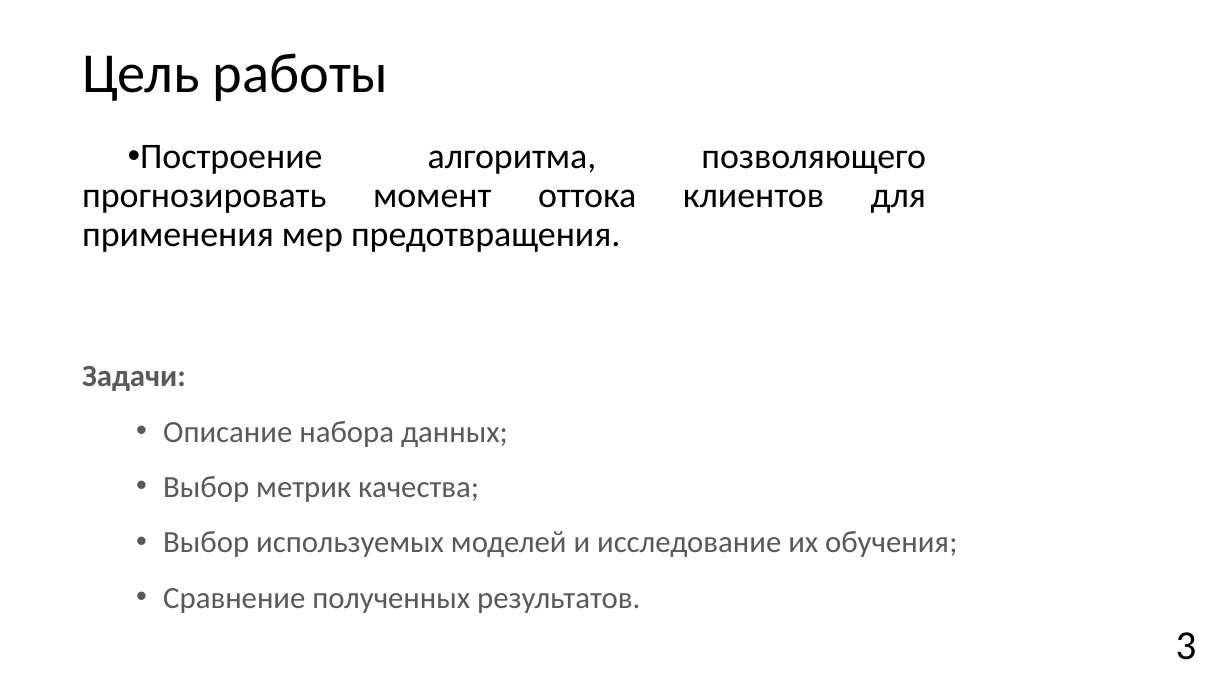
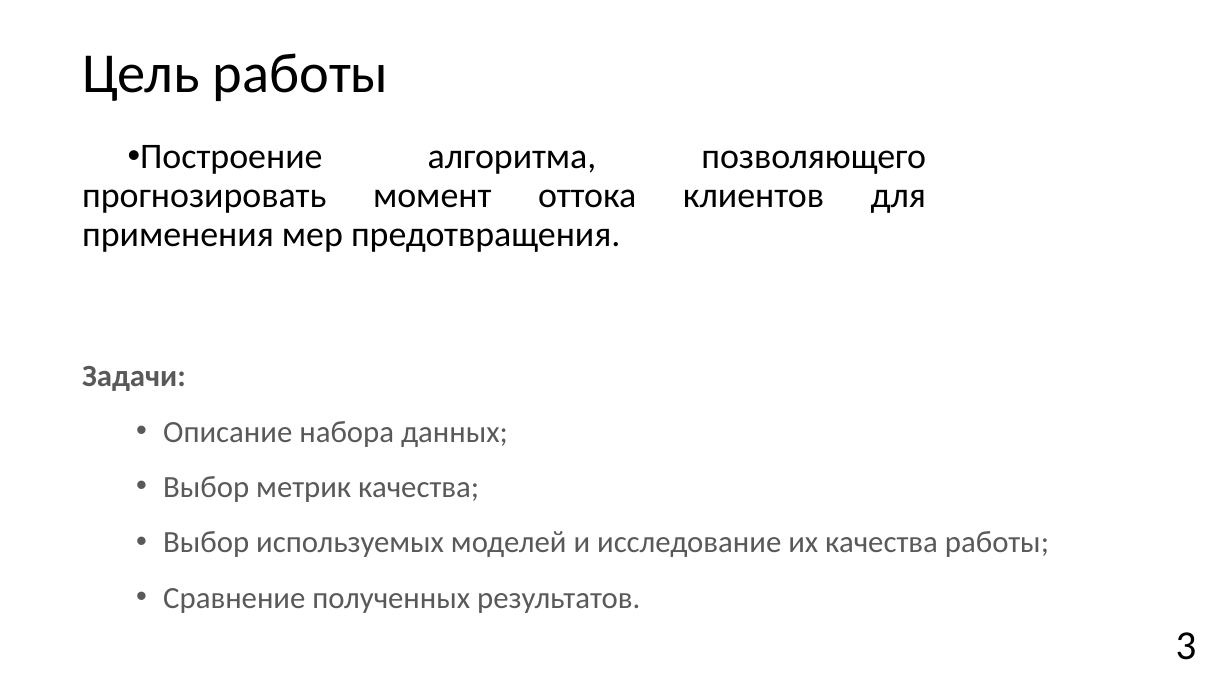
Before and after one commit to JacKira/MastersDegree, a slide deck: slide 3 of Отчет/speech.pptx. Drawn at 1232x693 pixels with LibreOffice and Linux fonts; fonts in the diff are those of the drawing. Boxes give left, top, right and bottom in pixels: in the first picture for what was removed or moved away, otherwise in the second. Text is boxed around its words. In the diff, an @@ line names an element or a change of style, - is before the commit and + after.

```diff
--- a/Отчет/speech.pptx
+++ b/Отчет/speech.pptx
@@ text at [163,531,1049,557]: text changed @@
-• Выбор используемых моделей и исследование их обучения;
+• Выбор используемых моделей и исследование их качества работы;
```
Also in this commit, not shown: 2 other slides changed.
